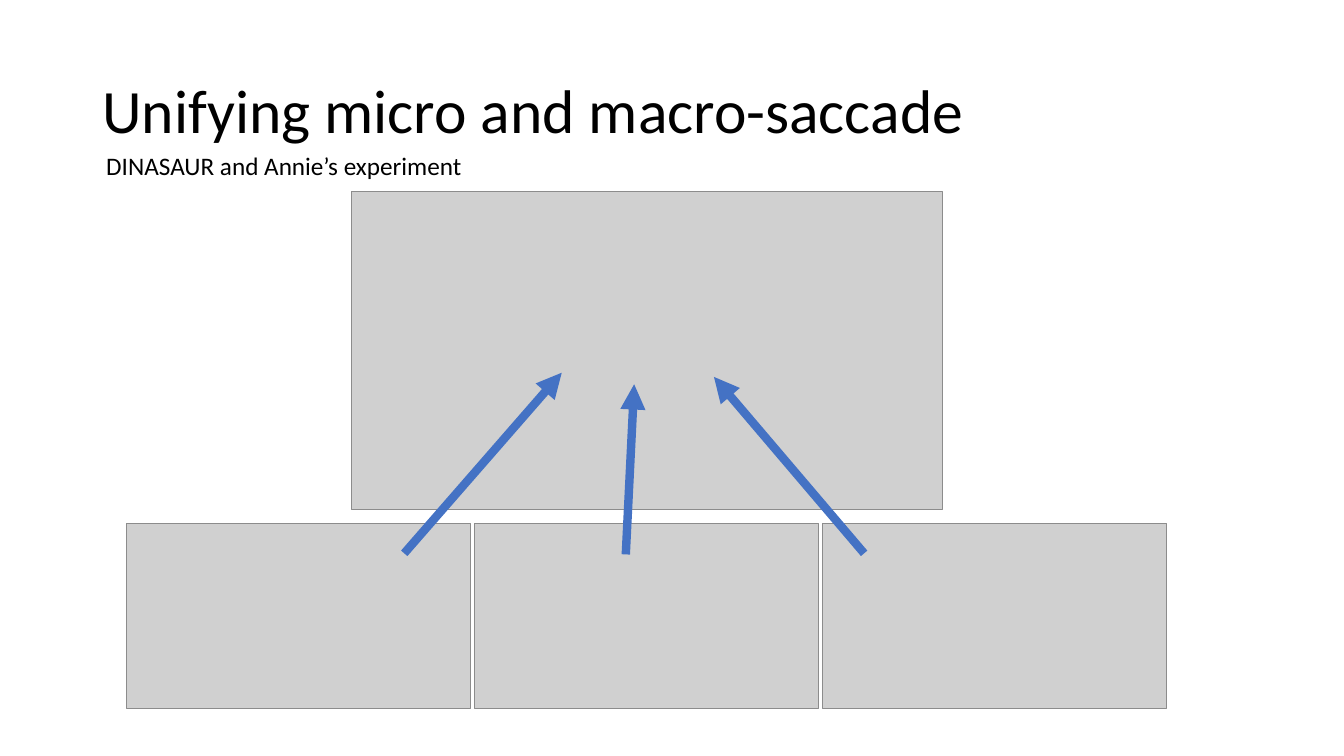
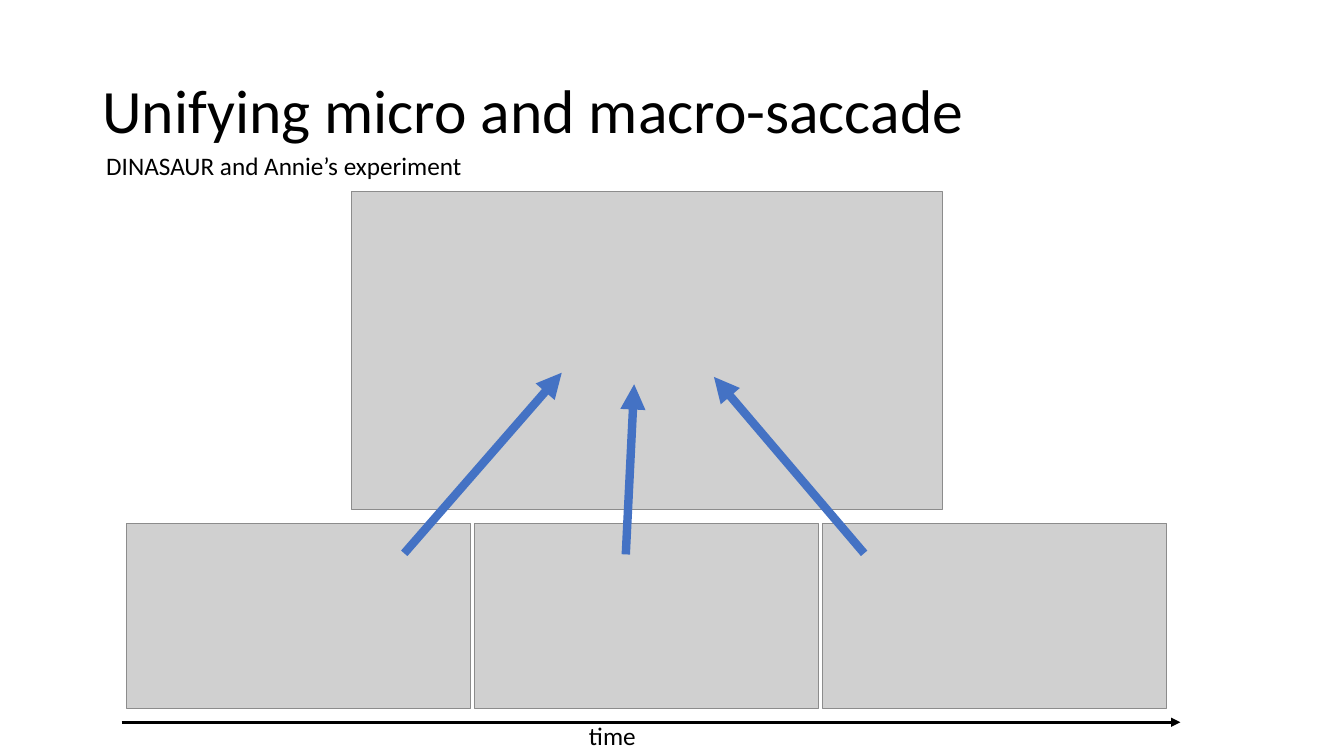
Before and after one commit to Nodragem/Modelling---DINASAUR2.0, a slide deck: slide 6 of notes/Presentation Feb2017/StochasticThreshold.pptx. Drawn at 1344x756 pixels with LibreOffice and Linux fonts; fonts in the diff are those of the drawing; grey boxes stand for pictures. Boxes give left, top, right and bottom in pixels: in the first picture for what was removed or moved away, otherwise in the second. Text is boxed around its words. In the diff, an @@ line names an element or a change of style, - is before the commit and + after.

```diff
--- a/notes/Presentation Feb2017/StochasticThreshold.pptx
+++ b/notes/Presentation Feb2017/StochasticThreshold.pptx
@@ arrow added from (122, 723) to (1181, 723), #000000 2.25 pt @@
@@ text added at box(589, 727, 636, 745), 18 pt, text #000000 @@
+time
```
Also in this commit, not shown: 9 other slides changed, 2 slides added, 50 other files.
